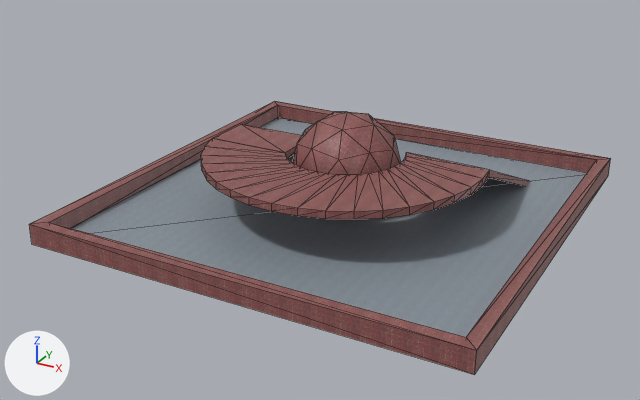
Two versions of the Blender file demos/bullet/bowl.blend, one commit apart.
Rendered twice from a 50 mm lens placed at (41.3, -80.8, 40.5), pointed at (-1.3, -3.4, 1.8). Every picture has the same lights, and +X, +Y and +Z are marked at lower left. Mesh edges are drawn as thin lines.
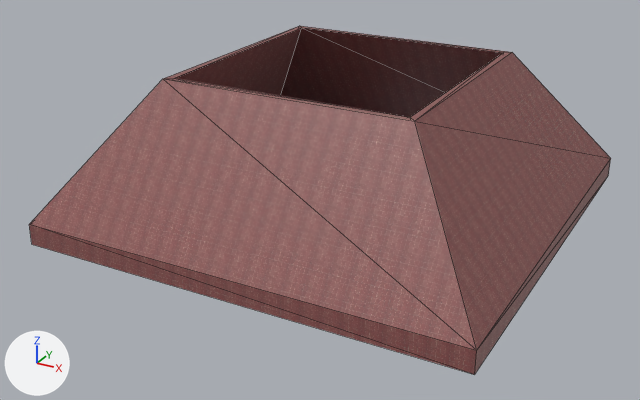
What changed in the scene script:
```text
Change me_cube_001:
    used by ob_cube; location = (0.0, 0.0, 0.0)
    remove me_cube_001.from_pydata(...)  # 246 vertices, 264 faces; spans x -23.7..23.7, y -23.7..23.7, z -1.8..11.0
    add me_cube_001.from_pydata(...)  # 158 vertices, 172 faces; spans x -23.7..23.7, y -23.7..23.7, z -1.8..16.1
    me_cube_001 part 1
    96 vertices are removed from x -15.3..-5.6, y -3.3, z 5.6..6.4
    108 faces are deleted
    8 vertices are added at x -13.5..13.5, y -13.5..13.5, z 16.1
    16 new faces join them, mat_material_002 (picture img_rdlaz01_bmp)
```

Where the change shows, as pixel boxes [x1, y1, x2, y2] in the pictures (640 x 400 px):
'Cube', reshaped (27% taller): before [29, 101, 611, 374]; after [29, 26, 611, 374]
part 1 of me_cube_001, cut back: before [29, 101, 611, 350]; after [29, 26, 611, 350]
